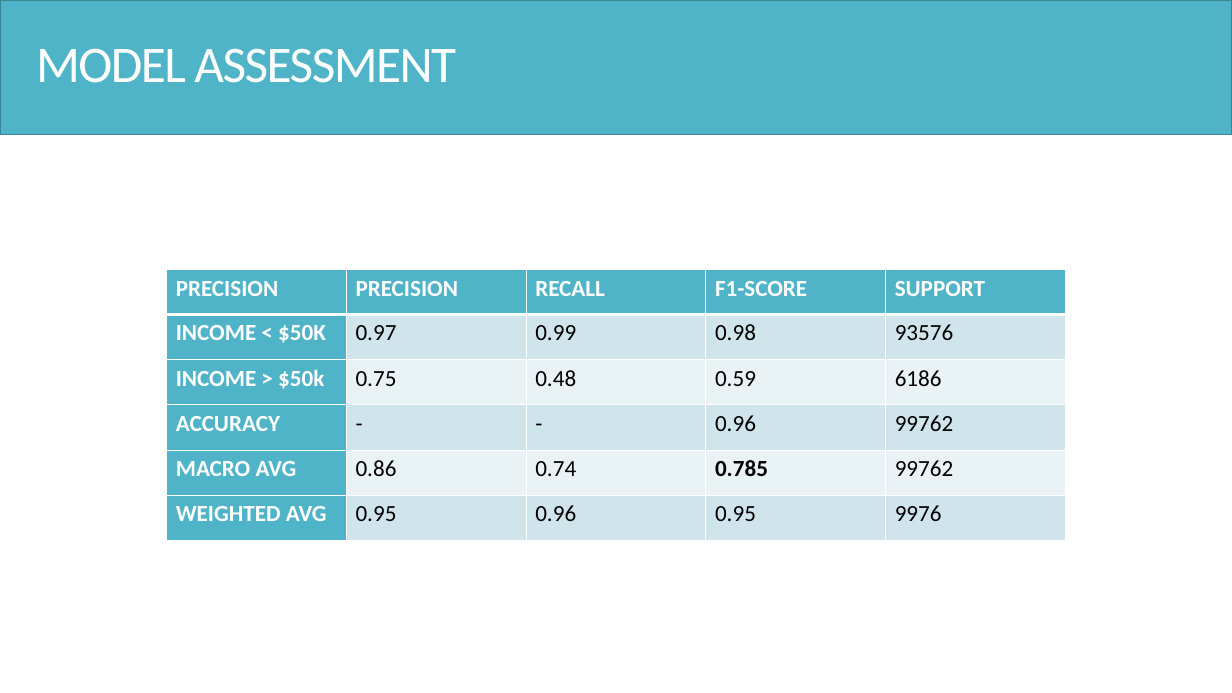
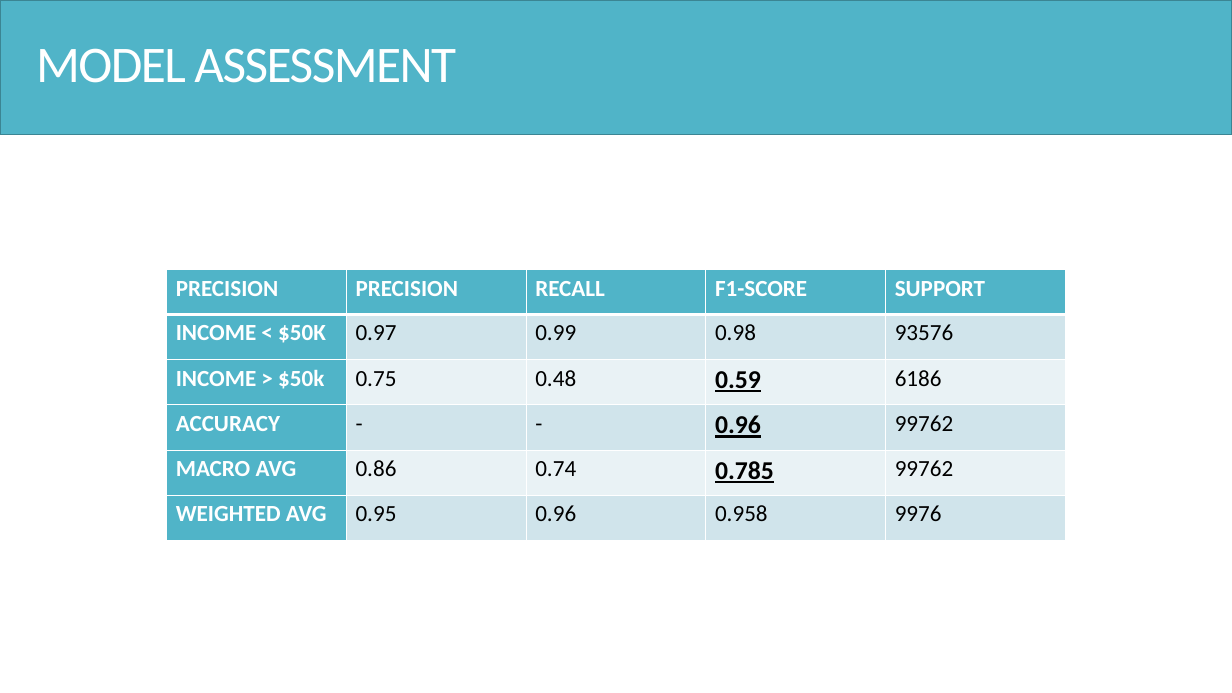
Before and after one commit to Hsgngr/dataiku_income_classification, a slide deck: slide 26 of Task_Presentation.pptx (slide 22 before the commit). Drawn at 1232x693 pixels with LibreOffice and Linux fonts; fonts in the diff are those of the drawing. Boxes give left, top, right and bottom in pixels: in the first picture for what was removed or moved away, otherwise in the second. Text is boxed around its words. In the diff, an @@ line names an element or a change of style, - is before the commit and + after.

```diff
--- a/Task_Presentation.pptx
+++ b/Task_Presentation.pptx
@@ table at <box>166,270,1067,541</box> @@
-row 6, column 4: 0.95
+row 6, column 4: 0.958
@@ size 18 to 20 pt, underline on in "0.59", "0.96", "0.785" @@
@@ bold on in "0.59", "0.96" @@
```
Also in this commit, not shown: 3 other slides changed, 9 slides added, 1 slide removed, 1 other file.
